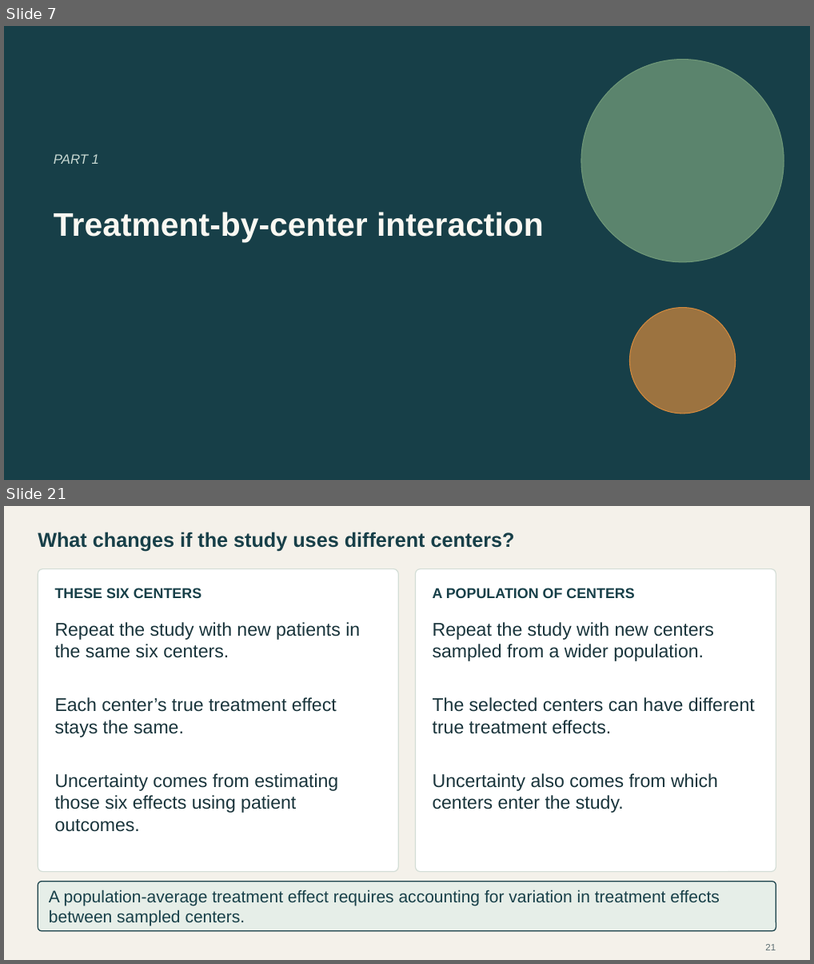
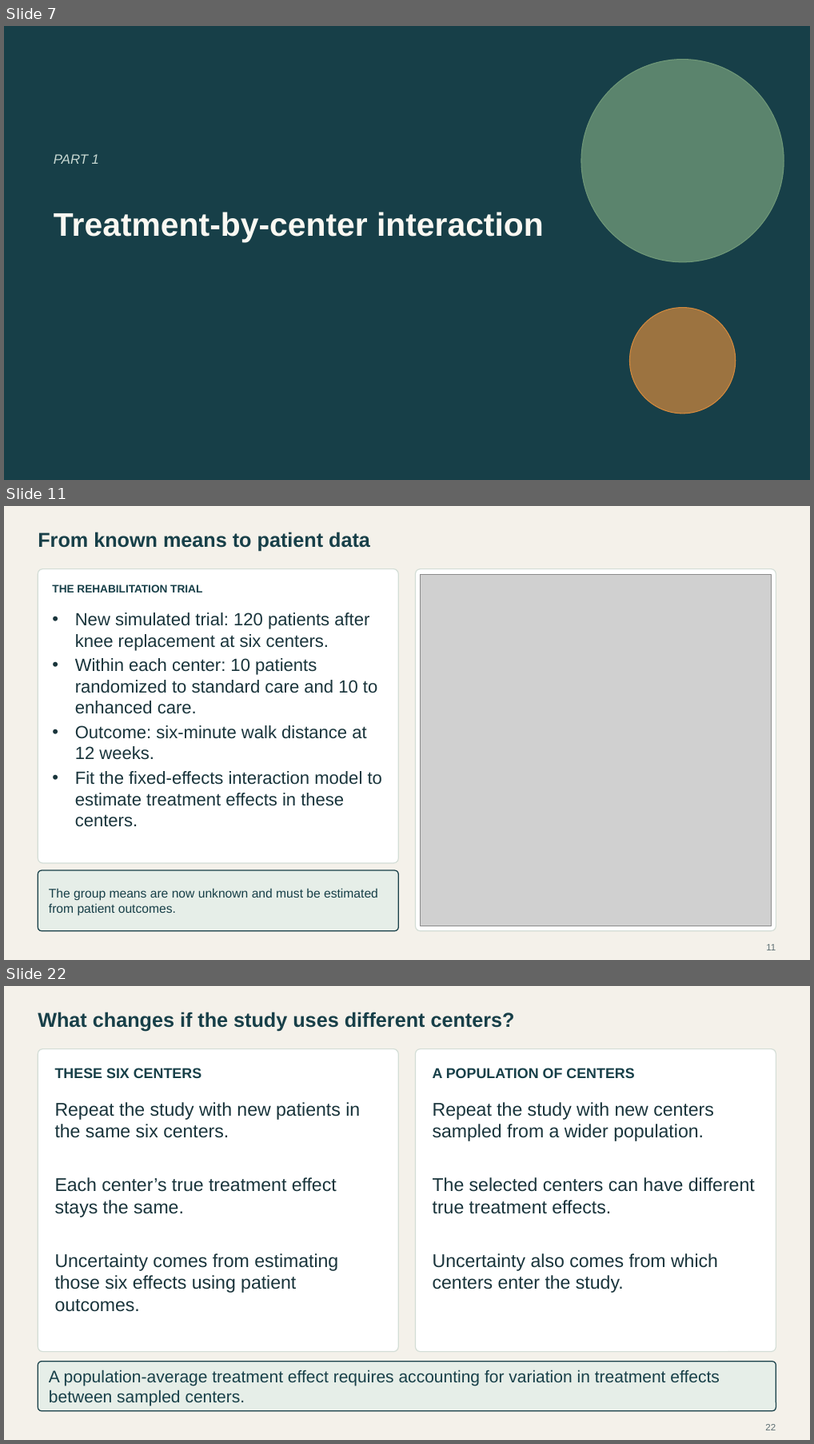
Before and after one commit to Postmus/BeyondMLR, a slide deck: lectures_2627/week2/Beyond_MLR_Week_2.pptx. Shown one above the other, each under a label of ours: slides 7 and 21 before the commit, slides 7, 11 and 22 after it; the slides between them are not shown. The pictures are 814x964 and 814x1444 pixels, drawn with LibreOffice and Linux fonts; fonts in the diff are those of the drawing; grey boxes stand for pictures. Boxes give left, top, right and bottom in pixels: in the first picture for what was removed or moved away, otherwise in the second. Text is boxed around its words. In the diff, an @@ line names an element or a change of style, - is before the commit and + after.

Commit message:
Refine Week 2 interaction case study and simplify uncertainty discussion

```diff
--- a/lectures_2627/week2/Beyond_MLR_Week_2.pptx
+++ b/lectures_2627/week2/Beyond_MLR_Week_2.pptx
@@ slide 11 added at bbox=[4, 506, 810, 960], background #F4F1EA @@
@@ text added at bbox=[38, 532, 370, 552], 24 pt, text #173F48, bold @@
+From known means to patient data
@@ rounded rectangle added at bbox=[38, 569, 398, 863], fill #FFFFFF, outline #D3DDD6 1.1 pt @@
@@ rounded rectangle added at bbox=[415, 569, 776, 931], fill #FFFFFF, outline #D3DDD6 1.1 pt @@
@@ picture added at bbox=[420, 574, 771, 925] @@
@@ text added at bbox=[52, 584, 202, 592], 13 pt, text #173F48, bold @@
+THE REHABILITATION TRIAL
@@ text added at bbox=[75, 612, 382, 827], 21 pt, text #19343B @@
+• New simulated trial: 120 patients after knee replacement at six centers.
+• Within each center: 10 patients randomized to standard care and 10 to enhanced care.
+• Outcome: six-minute walk distance at 12 weeks.
+• Fit the fixed-effects interaction model to estimate treatment effects in these centers.
@@ rounded rectangle added at bbox=[38, 870, 398, 931], fill #E6EEE8, outline #173F48 1.2 pt @@
@@ text added at bbox=[49, 888, 378, 915], 14.9 pt, text #173F48 @@
+The group means are now unknown and must be estimated from patient outcomes.
@@ page number added at bbox=[766, 944, 776, 950], 11 pt, text #5C6E72 @@
+11
@@ what was slide 21 is now slide 22 @@
@@ page number at bbox=[766, 1424, 776, 1430]: text changed @@
-21
+22
```
Also in this commit, not shown: 2 slides changed, 12 other slides added, 12 slides removed, 32 other files.
